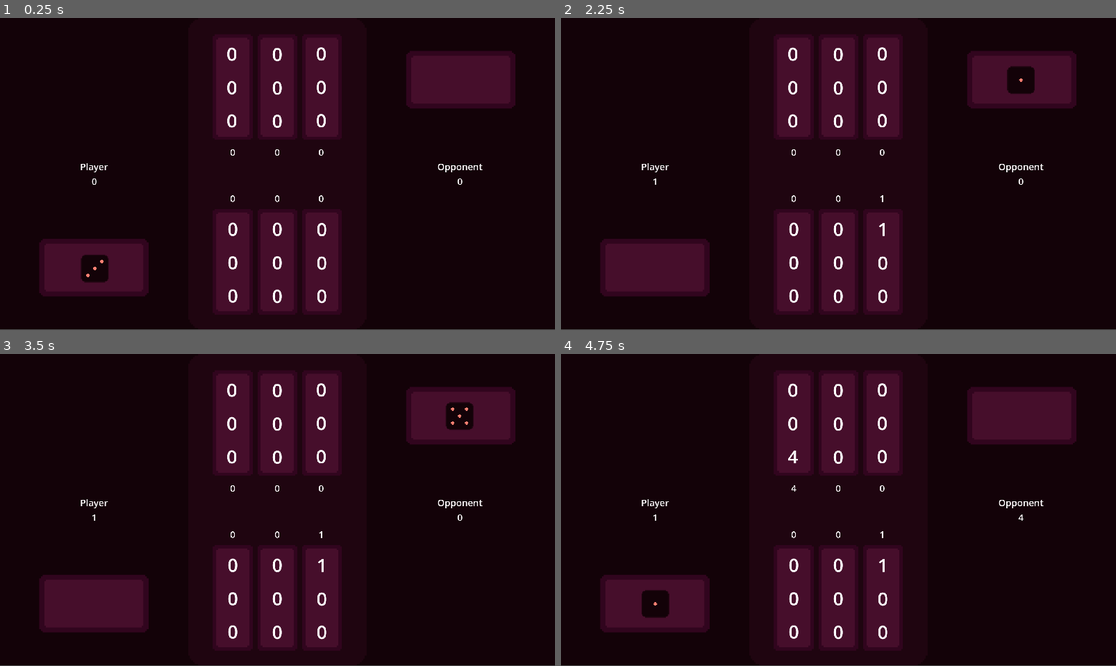
Above: before the commit, frames 1-4 (two rows, left to right).
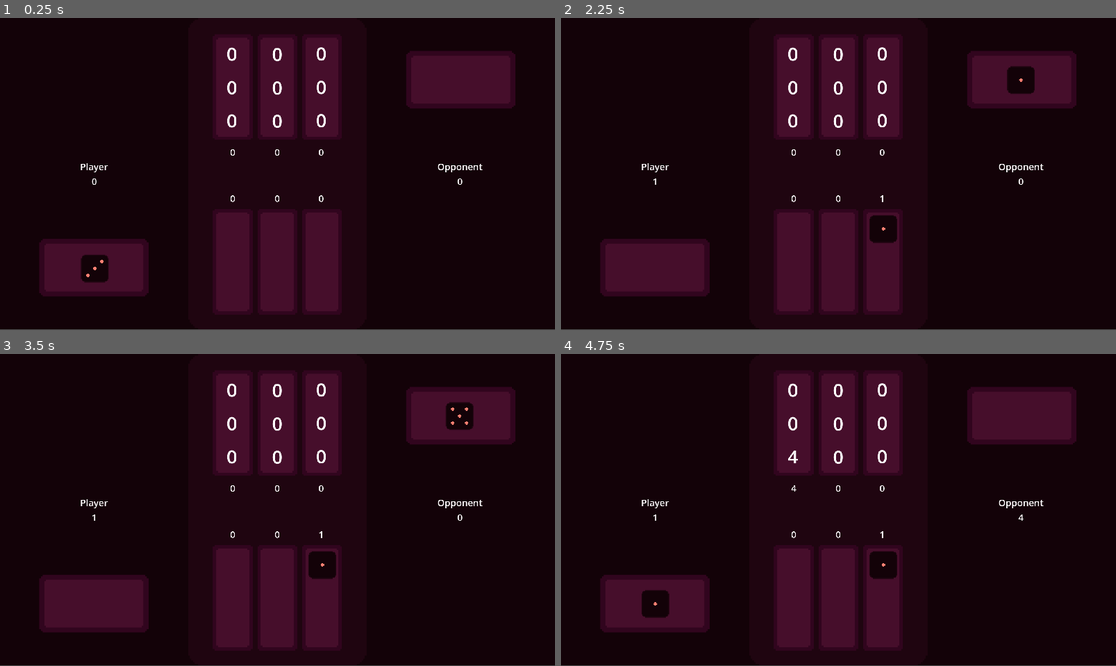
Above: after the commit, the same moments.

Repository: kimalysha93/knucklebones
Game: Godot game, scene res://knucklebones.tscn
Two runs of this game, one before a commit and one after it. Both use one fixed random seed, a clock stepped at 60 frames per second and the inputs below.
Inputs (mouse positions are in pixels of both pictures, inside the frame that each line leads up to):
- Up to frame 1 (0.25 s): no input
- Up to frame 2 (2.25 s): move the mouse to (794, 261) at 0.52 s; click (794, 261) at 0.67 s; move the mouse to (838, 261) at 1.27 s; click (838, 261) at 1.42 s; tap Enter at 2 s; move the mouse to (882, 261) at 2.02 s; click (882, 261) at 2.17 s
- Up to frame 3 (3.5 s): move the mouse to (249, 572) at 2.77 s; click (249, 572) at 2.92 s
- Up to frame 4 (4.75 s): tap Space at 3.5 s; move the mouse to (1005, 556) at 3.52 s; click (1005, 556) at 3.67 s; tap Enter at 4.25 s; move the mouse to (672, 463) at 4.27 s; click (672, 463) at 4.42 s

The runs differ from the first frame. In frame 1, 0.4% of the frame differs, in the area x 41-59%, y 65-92%; in frame 2, 0.8%, in the area x 41-61%, y 63-92%; in frame 3, 0.8%; in frame 4, 0.8%.

Commit message:
place die on player board

Diff:
--- a/knucklebones.tscn
+++ b/knucklebones.tscn
@@ -150,113 +150,41 @@
 
 [node name="PlayerGrid" type="Node" parent="GameManager/DiceLabels"]
 
-[node name="PlayerDiceRoll_00" type="Label" parent="GameManager/DiceLabels/PlayerGrid"]
-offset_left = 759.0
-offset_top = 682.0
-offset_right = 853.5
-offset_bottom = 776.5
-theme_override_colors/font_color = Color(1, 1, 1, 1)
-theme_override_font_sizes/font_size = 64
-text = "0"
-horizontal_alignment = 1
-vertical_alignment = 1
-metadata/_edit_use_anchors_ = true
-
-[node name="PlayerDiceRoll_10" type="Label" parent="GameManager/DiceLabels/PlayerGrid"]
-offset_left = 759.0
-offset_top = 797.5
-offset_right = 853.5
-offset_bottom = 892.0
-theme_override_colors/font_color = Color(1, 1, 1, 1)
-theme_override_font_sizes/font_size = 64
-text = "0"
-horizontal_alignment = 1
-vertical_alignment = 1
-metadata/_edit_use_anchors_ = true
-
-[node name="PlayerDiceRoll_20" type="Label" parent="GameManager/DiceLabels/PlayerGrid"]
-offset_left = 759.0
-offset_top = 913.1
-offset_right = 853.5
-offset_bottom = 1007.6
-theme_override_colors/font_color = Color(1, 1, 1, 1)
-theme_override_font_sizes/font_size = 64
-text = "0"
-horizontal_alignment = 1
-vertical_alignment = 1
-metadata/_edit_use_anchors_ = true
-
-[node name="PlayerDiceRoll_01" type="Label" parent="GameManager/DiceLabels/PlayerGrid"]
-offset_left = 912.8
-offset_top = 682.4
-offset_right = 1007.3
-offset_bottom = 776.9
-theme_override_colors/font_color = Color(1, 1, 1, 1)
-theme_override_font_sizes/font_size = 64
-text = "0"
-horizontal_alignment = 1
-vertical_alignment = 1
-metadata/_edit_use_anchors_ = true
-
-[node name="PlayerDiceRoll_11" type="Label" parent="GameManager/DiceLabels/PlayerGrid"]
-offset_left = 912.8
-offset_top = 797.9
-offset_right = 1007.3
-offset_bottom = 892.4
-theme_override_colors/font_color = Color(1, 1, 1, 1)
-theme_override_font_sizes/font_size = 64
-text = "0"
-horizontal_alignment = 1
-vertical_alignment = 1
-metadata/_edit_use_anchors_ = true
-
-[node name="PlayerDiceRoll_21" type="Label" parent="GameManager/DiceLabels/PlayerGrid"]
-offset_left = 912.8
-offset_top = 913.5
-offset_right = 1007.3
-offset_bottom = 1008.0
-theme_override_colors/font_color = Color(1, 1, 1, 1)
-theme_override_font_sizes/font_size = 64
-text = "0"
-horizontal_alignment = 1
-vertical_alignment = 1
-metadata/_edit_use_anchors_ = true
-
-[node name="PlayerDiceRoll_02" type="Label" parent="GameManager/DiceLabels/PlayerGrid"]
-offset_left = 1067.0
-offset_top = 683.0
-offset_right = 1161.5
-offset_bottom = 777.5
-theme_override_colors/font_color = Color(1, 1, 1, 1)
-theme_override_font_sizes/font_size = 64
-text = "0"
-horizontal_alignment = 1
-vertical_alignment = 1
-metadata/_edit_use_anchors_ = true
-
-[node name="PlayerDiceRoll_12" type="Label" parent="GameManager/DiceLabels/PlayerGrid"]
-offset_left = 1067.0
-offset_top = 798.5
-offset_right = 1161.5
-offset_bottom = 893.0
-theme_override_colors/font_color = Color(1, 1, 1, 1)
-theme_override_font_sizes/font_size = 64
-text = "0"
-horizontal_alignment = 1
-vertical_alignment = 1
-metadata/_edit_use_anchors_ = true
-
-[node name="PlayerDiceRoll_22" type="Label" parent="GameManager/DiceLabels/PlayerGrid"]
-offset_left = 1067.0
-offset_top = 914.1
-offset_right = 1161.5
-offset_bottom = 1008.6
-theme_override_colors/font_color = Color(1, 1, 1, 1)
-theme_override_font_sizes/font_size = 64
-text = "0"
-horizontal_alignment = 1
-vertical_alignment = 1
-metadata/_edit_use_anchors_ = true
+[node name="PlayerDiceRoll_00" parent="GameManager/DiceLabels/PlayerGrid" instance=ExtResource("3_fn8u2")]
+position = Vector2(805, 730)
+scale = Vector2(3, 3)
+
+[node name="PlayerDiceRoll_01" parent="GameManager/DiceLabels/PlayerGrid" instance=ExtResource("3_fn8u2")]
+position = Vector2(960, 730)
+scale = Vector2(3, 3)
+
+[node name="PlayerDiceRoll_02" parent="GameManager/DiceLabels/PlayerGrid" instance=ExtResource("3_fn8u2")]
+position = Vector2(1115, 730)
+scale = Vector2(3, 3)
+
+[node name="PlayerDiceRoll_12" parent="GameManager/DiceLabels/PlayerGrid" instance=ExtResource("3_fn8u2")]
+position = Vector2(1115, 845)
+scale = Vector2(3, 3)
+
+[node name="PlayerDiceRoll_22" parent="GameManager/DiceLabels/PlayerGrid" instance=ExtResource("3_fn8u2")]
+position = Vector2(1115, 960)
+scale = Vector2(3, 3)
+
+[node name="PlayerDiceRoll_11" parent="GameManager/DiceLabels/PlayerGrid" instance=ExtResource("3_fn8u2")]
+position = Vector2(960, 845)
+scale = Vector2(3, 3)
+
+[node name="PlayerDiceRoll_10" parent="GameManager/DiceLabels/PlayerGrid" instance=ExtResource("3_fn8u2")]
+position = Vector2(805, 845)
+scale = Vector2(3, 3)
+
+[node name="PlayerDiceRoll_20" parent="GameManager/DiceLabels/PlayerGrid" instance=ExtResource("3_fn8u2")]
+position = Vector2(805, 960)
+scale = Vector2(3, 3)
+
+[node name="PlayerDiceRoll_21" parent="GameManager/DiceLabels/PlayerGrid" instance=ExtResource("3_fn8u2")]
+position = Vector2(960, 960)
+scale = Vector2(3, 3)
 
 [node name="PlayerTurnDiceRoll" parent="GameManager/DiceLabels" instance=ExtResource("3_fn8u2")]
 position = Vector2(325, 865)
--- a/scripts/game_manager.gd
+++ b/scripts/game_manager.gd
@@ -34,15 +34,15 @@
 @onready var roll_timer: Timer = $"../RollTimer"
 
 # Player Dice Grid
-@onready var player_dice_roll_00: Label = $DiceLabels/PlayerGrid/PlayerDiceRoll_00
-@onready var player_dice_roll_10: Label = $DiceLabels/PlayerGrid/PlayerDiceRoll_10
-@onready var player_dice_roll_20: Label = $DiceLabels/PlayerGrid/PlayerDiceRoll_20
-@onready var player_dice_roll_01: Label = $DiceLabels/PlayerGrid/PlayerDiceRoll_01
-@onready var player_dice_roll_11: Label = $DiceLabels/PlayerGrid/PlayerDiceRoll_11
-@onready var player_dice_roll_21: Label = $DiceLabels/PlayerGrid/PlayerDiceRoll_21
-@onready var player_dice_roll_02: Label = $DiceLabels/PlayerGrid/PlayerDiceRoll_02
-@onready var player_dice_roll_12: Label = $DiceLabels/PlayerGrid/PlayerDiceRoll_12
-@onready var player_dice_roll_22: Label = $DiceLabels/PlayerGrid/PlayerDiceRoll_22
+@onready var player_dice_roll_00: Node2D = $DiceLabels/PlayerGrid/PlayerDiceRoll_00
+@onready var player_dice_roll_10: Node2D = $DiceLabels/PlayerGrid/PlayerDiceRoll_10
+@onready var player_dice_roll_20: Node2D = $DiceLabels/PlayerGrid/PlayerDiceRoll_20
+@onready var player_dice_roll_01: Node2D = $DiceLabels/PlayerGrid/PlayerDiceRoll_01
+@onready var player_dice_roll_11: Node2D = $DiceLabels/PlayerGrid/PlayerDiceRoll_11
+@onready var player_dice_roll_21: Node2D = $DiceLabels/PlayerGrid/PlayerDiceRoll_21
+@onready var player_dice_roll_02: Node2D = $DiceLabels/PlayerGrid/PlayerDiceRoll_02
+@onready var player_dice_roll_12: Node2D = $DiceLabels/PlayerGrid/PlayerDiceRoll_12
+@onready var player_dice_roll_22: Node2D = $DiceLabels/PlayerGrid/PlayerDiceRoll_22
 
 # Opponent Dice Grid
 @onready var opp_dice_roll_00: Label = $DiceLabels/OppGrid/OppDiceRoll_20
@@ -82,6 +82,16 @@
 
 func _ready() -> void:
 	player_turn_dice_roll.hide()
+	player_dice_roll_00.hide()
+	player_dice_roll_10.hide()
+	player_dice_roll_20.hide()
+	player_dice_roll_01.hide()
+	player_dice_roll_11.hide()
+	player_dice_roll_21.hide()
+	player_dice_roll_02.hide()
+	player_dice_roll_12.hide()
+	player_dice_roll_22.hide()
+
 	opp_turn_dice_roll.hide()
 	if turn:
 		player_turn()
@@ -112,18 +122,25 @@
 	player_roll()
 	player_input = true # set to true when player can go
 
+func board_die_value(board_die, grid, row, col):
+	if grid[row][col] == 0:
+		board_die.hide()
+	else:
+		board_die.show()
+		board_die.get_node("Die").set_frame(grid[row][col]-1)
+
 # update player grid
 func update_player_board():
 	player_turn_dice_roll.hide()
-	player_dice_roll_00.text = str(player_grid[0][0])
-	player_dice_roll_10.text = str(player_grid[1][0])
-	player_dice_roll_20.text = str(player_grid[2][0])
-	player_dice_roll_01.text = str(player_grid[0][1])
-	player_dice_roll_11.text = str(player_grid[1][1])
-	player_dice_roll_21.text = str(player_grid[2][1])
-	player_dice_roll_02.text = str(player_grid[0][2])
-	player_dice_roll_12.text = str(player_grid[1][2])
-	player_dice_roll_22.text = str(player_grid[2][2])
+	board_die_value(player_dice_roll_00, player_grid, 0, 0)
+	board_die_value(player_dice_roll_10, player_grid, 1, 0)
+	board_die_value(player_dice_roll_20, player_grid, 2, 0)
+	board_die_value(player_dice_roll_01, player_grid, 0, 1)
+	board_die_value(player_dice_roll_11, player_grid, 1, 1)
+	board_die_value(player_dice_roll_21, player_grid, 2, 1)
+	board_die_value(player_dice_roll_02, player_grid, 0, 2)
+	board_die_value(player_dice_roll_12, player_grid, 1, 2)
+	board_die_value(player_dice_roll_22, player_grid, 2, 2)
 
 # update opponent grid
 func update_opp_board():
